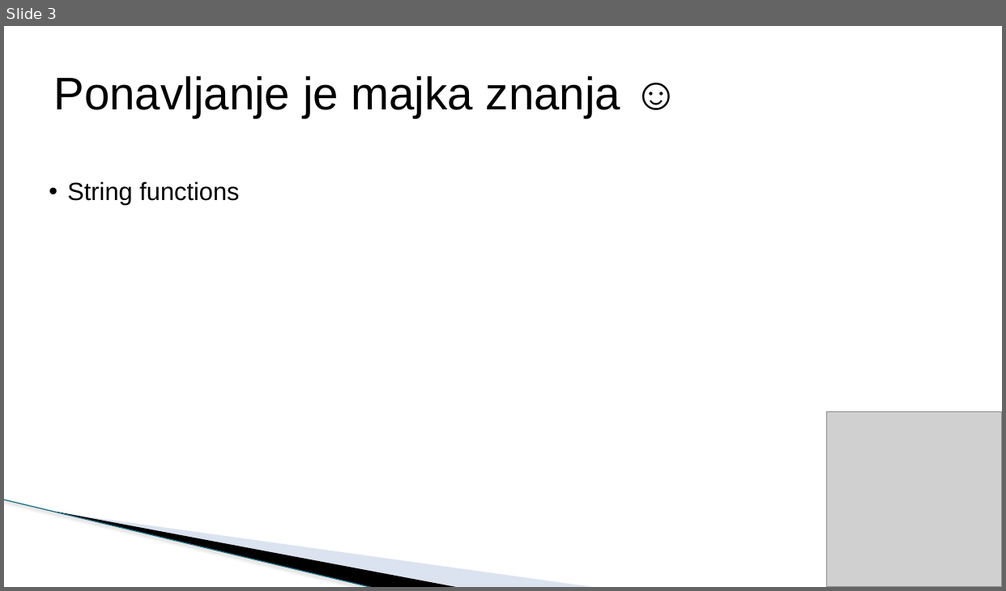
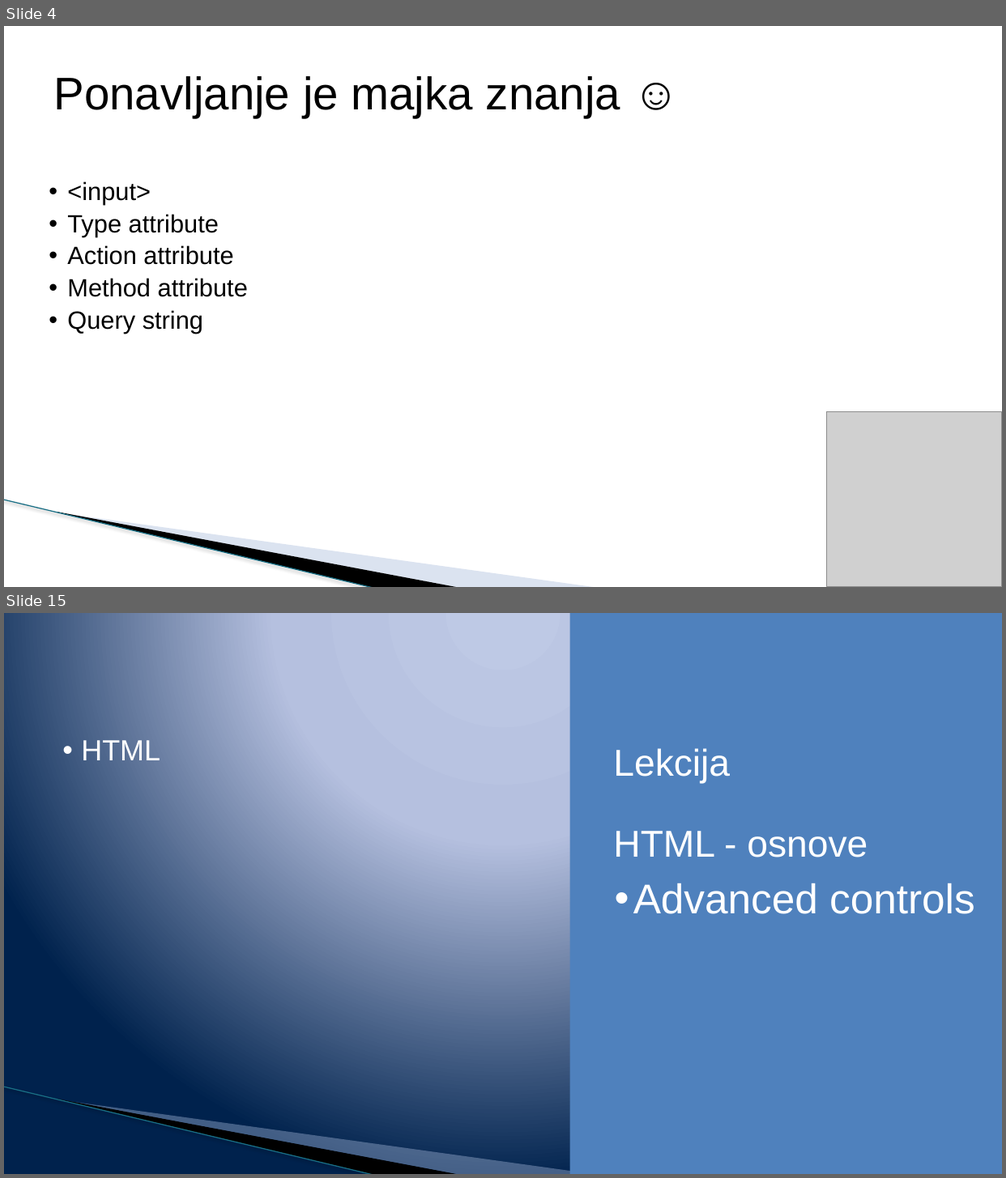
Before and after one commit to todalexcode/kurs-front-end, a slide deck: sesija-13/PPT/Front-End Developer-13.pptx. Shown one above the other, each under a label of ours: slide 3 before the commit, slides 4 and 15 after it; the slides between them are not shown. The pictures are 1006x591 and 1006x1178 pixels, drawn with LibreOffice and Linux fonts; fonts in the diff are those of the drawing; grey boxes stand for pictures; background and template pictures are left out. Boxes give left, top, right and bottom in pixels: in the first picture for what was removed or moved away, otherwise in the second. Text is boxed around its words. In the diff, an @@ line names an element or a change of style, - is before the commit and + after.

```diff
--- a/sesija-13/PPT/Front-End Developer-13.pptx
+++ b/sesija-13/PPT/Front-End Developer-13.pptx
@@ slide 15 added at (4, 613, 1002, 1174), background gradient #BFC9E5 to #B5C0E0 to #00234D; not listed: 3 template elements that a slide beside it also shows @@
@@ rectangle added at (570, 613, 1002, 1174), fill #4F81BD @@
@@ text added at (81, 740, 160, 760), 28 pt, text #FFFFFF @@
+• HTML
@@ text added at (613, 748, 867, 858), 36 pt, text #FFFFFF @@
+Lekcija
+HTML - osnove
@@ text added at (633, 884, 975, 914), 40 pt, text #FFFFFF @@
+• Advanced controls
@@ what was slide 3 is now slide 4 @@
@@ slide 4 changed as well @@
@@ text at (67, 182, 248, 333): text changed @@
-  • String functions
+  • <input>
+  • Type attribute
+  • Action attribute
+  • Method attribute
+  • Query string
```
Also in this commit, not shown: 1 other slide changed, 20 other slides added, 1 slide removed, 15 other files.
